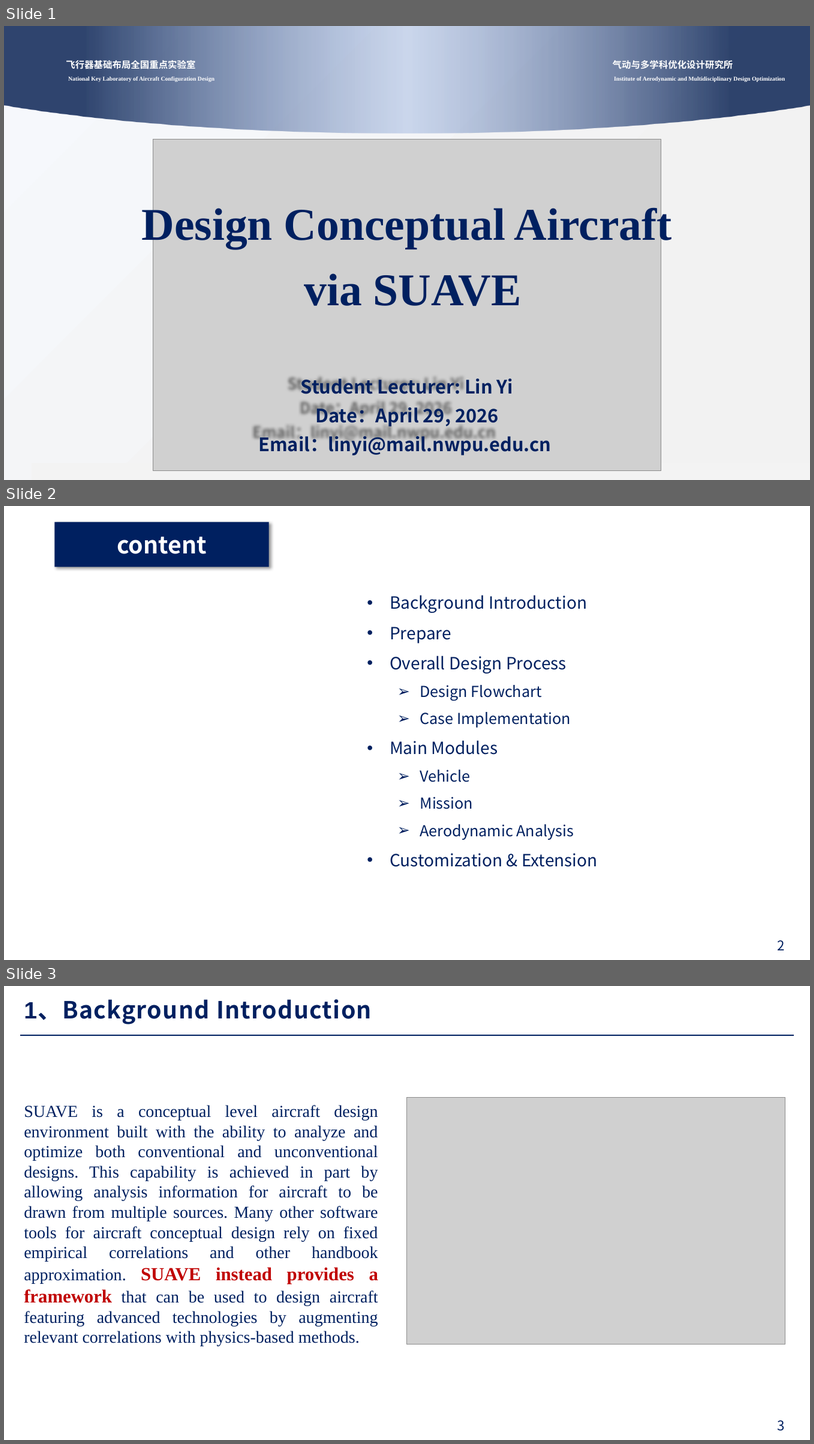
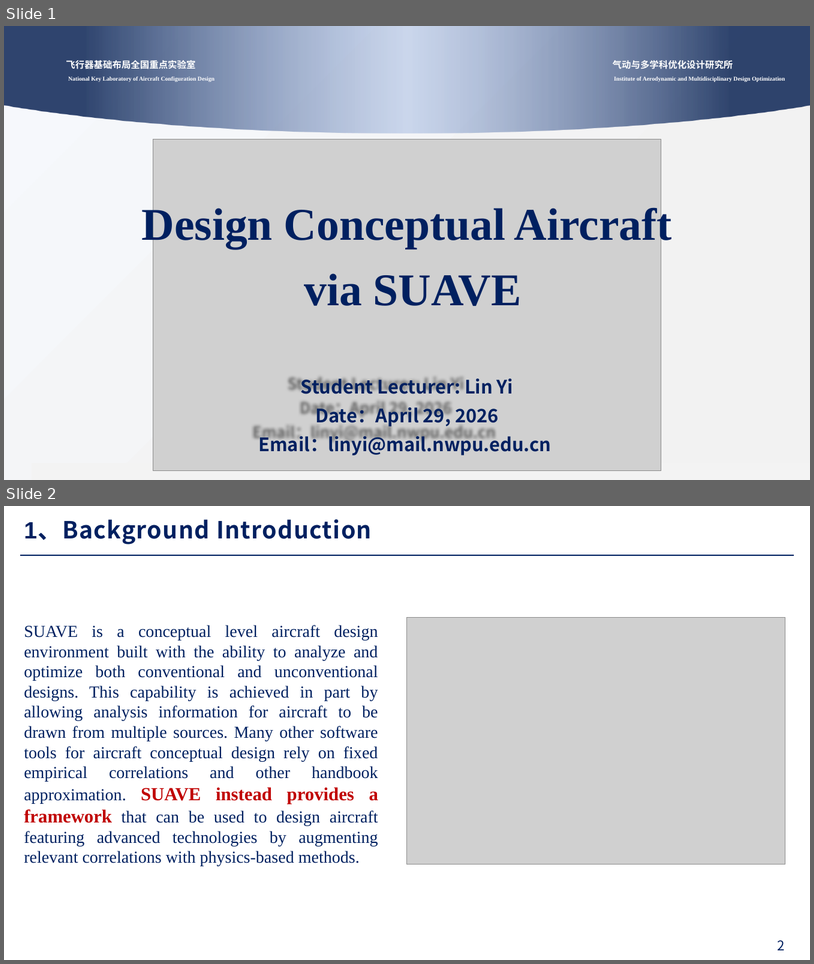
Before and after one commit to 7dinosaur/Obsidian, a slide deck: Design Conceptual Aircraft via SUAVE.pptx. Shown one above the other, each under a label of ours: slides 1, 2 and 3 before the commit, slides 1 and 2 after it. The pictures are 814x1444 and 814x964 pixels, drawn with LibreOffice and Linux fonts; fonts in the diff are those of the drawing; grey boxes stand for pictures; background and template pictures are left out. Boxes give left, top, right and bottom in pixels: in the first picture for what was removed or moved away, otherwise in the second. Text is boxed around its words. In the diff, an @@ line names an element or a change of style, - is before the commit and + after.

```diff
--- a/Design Conceptual Aircraft via SUAVE.pptx
+++ b/Design Conceptual Aircraft via SUAVE.pptx
@@ slide 2 removed at box(4, 506, 810, 960), background #FFFFFF; not listed: 4 template elements that a slide beside it also shows @@
@@ rectangle removed at box(55, 522, 269, 567) @@
-content
@@ text removed at box(390, 595, 598, 867) @@
-• Background Introduction
-• Prepare
-• Overall Design Process
-  ➢ Design Flowchart
-  ➢ Case Implementation
-• Main Modules
-  ➢ Vehicle
-  ➢ Mission
-  ➢ Aerodynamic Analysis
-• Customization & Extension
@@ page number removed at box(778, 940, 785, 950) @@
-2
@@ what was slide 3 is now slide 2 @@
@@ page number at box(778, 940, 785, 950): text changed @@
-3
+2
```
Also in this commit, not shown: 37 other files.
